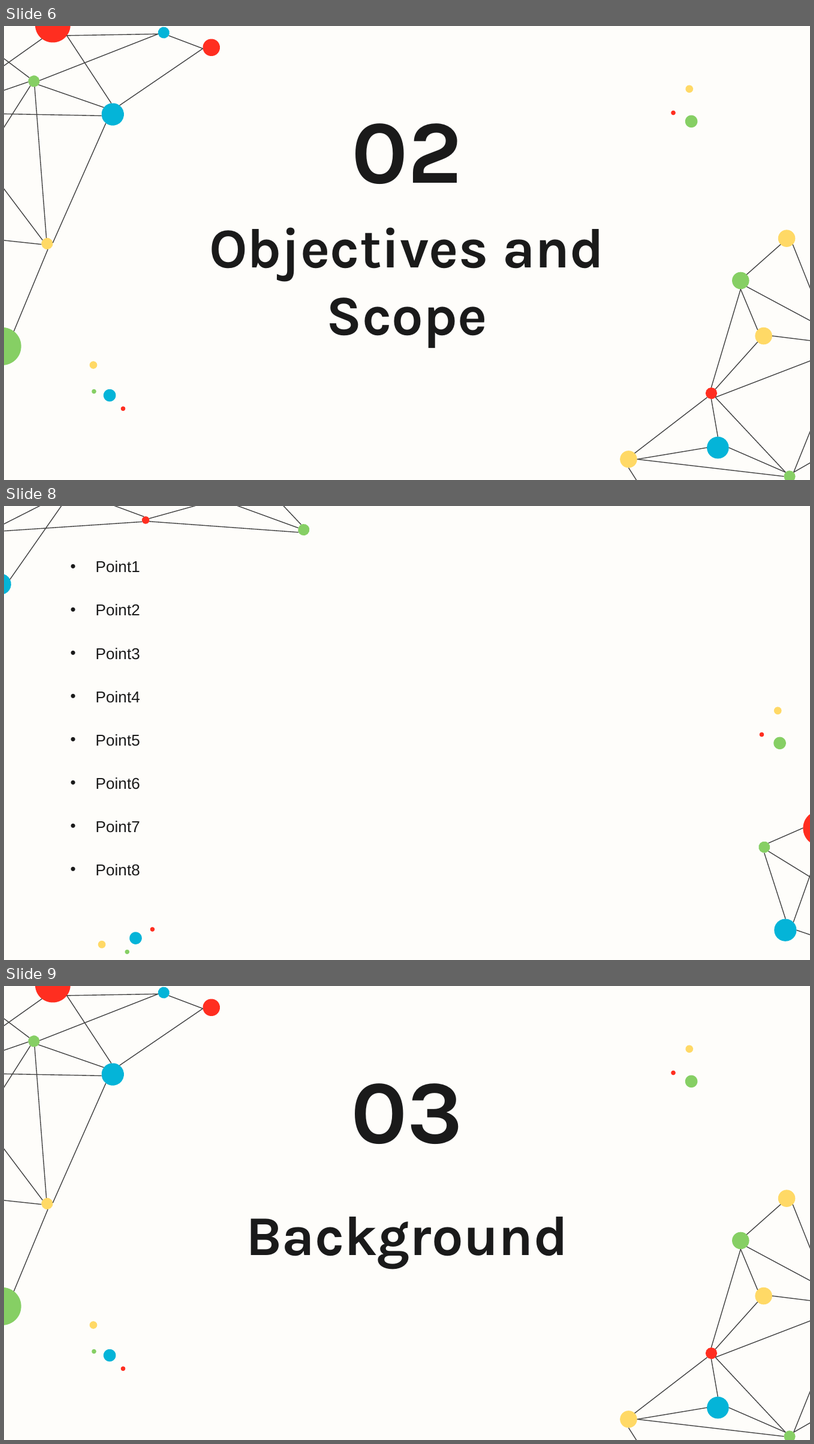
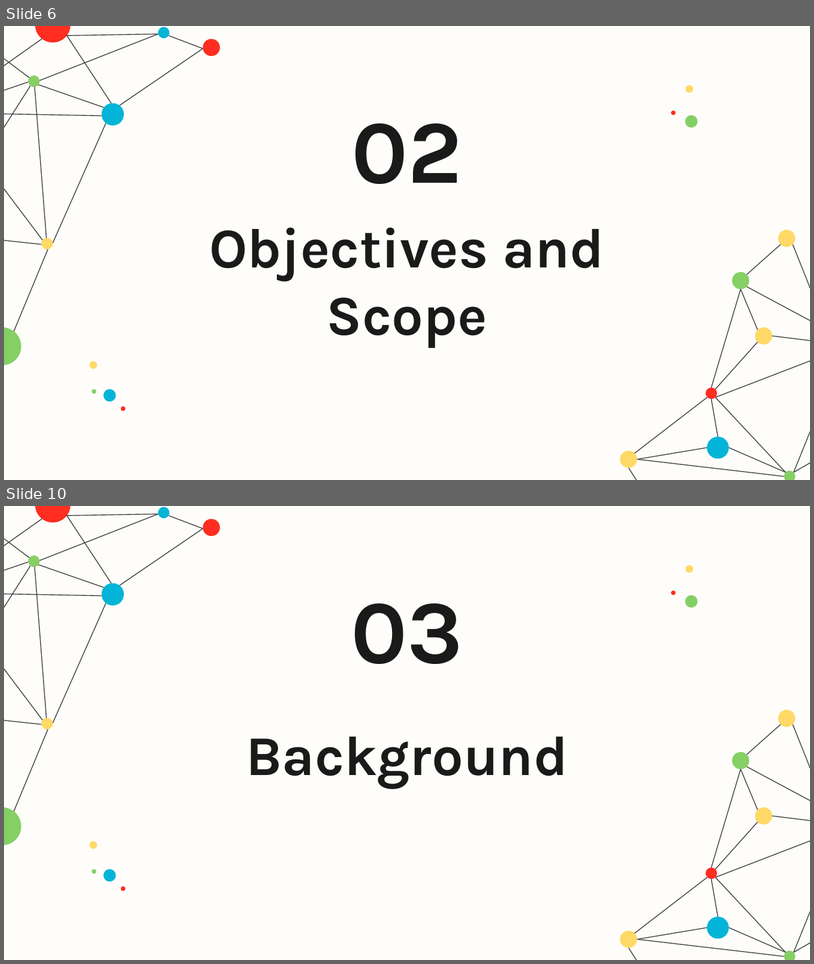
Before and after one commit to Chand-ra/Mini-Project, a slide deck: presentation/presentation.pptx. Shown one above the other, each under a label of ours: slides 6, 8 and 9 before the commit, slides 6 and 10 after it; the slides between them are not shown. The pictures are 814x1444 and 814x964 pixels, drawn with LibreOffice and Linux fonts; fonts in the diff are those of the drawing. Boxes give left, top, right and bottom in pixels: in the first picture for what was removed or moved away, otherwise in the second. Text is boxed around its words. In the diff, an @@ line names an element or a change of style, - is before the commit and + after.

```diff
--- a/presentation/presentation.pptx
+++ b/presentation/presentation.pptx
@@ slide 8 removed at box(4, 506, 810, 960), background #FEFDFA @@
@@ text removed at box(96, 561, 140, 876) @@
-• Point1
-• Point2
-• Point3
-• Point4
-• Point5
-• Point6
-• Point7
-• Point8
@@ group removed at box(4, 506, 810, 960): 14 lines, 7 ellipses @@
@@ group removed at box(98, 706, 788, 955): 7 ellipses @@
@@ what was slide 9 is now slide 10 @@
```
Also in this commit, not shown: 3 slides added, 1 other slide removed, 2 other files.
